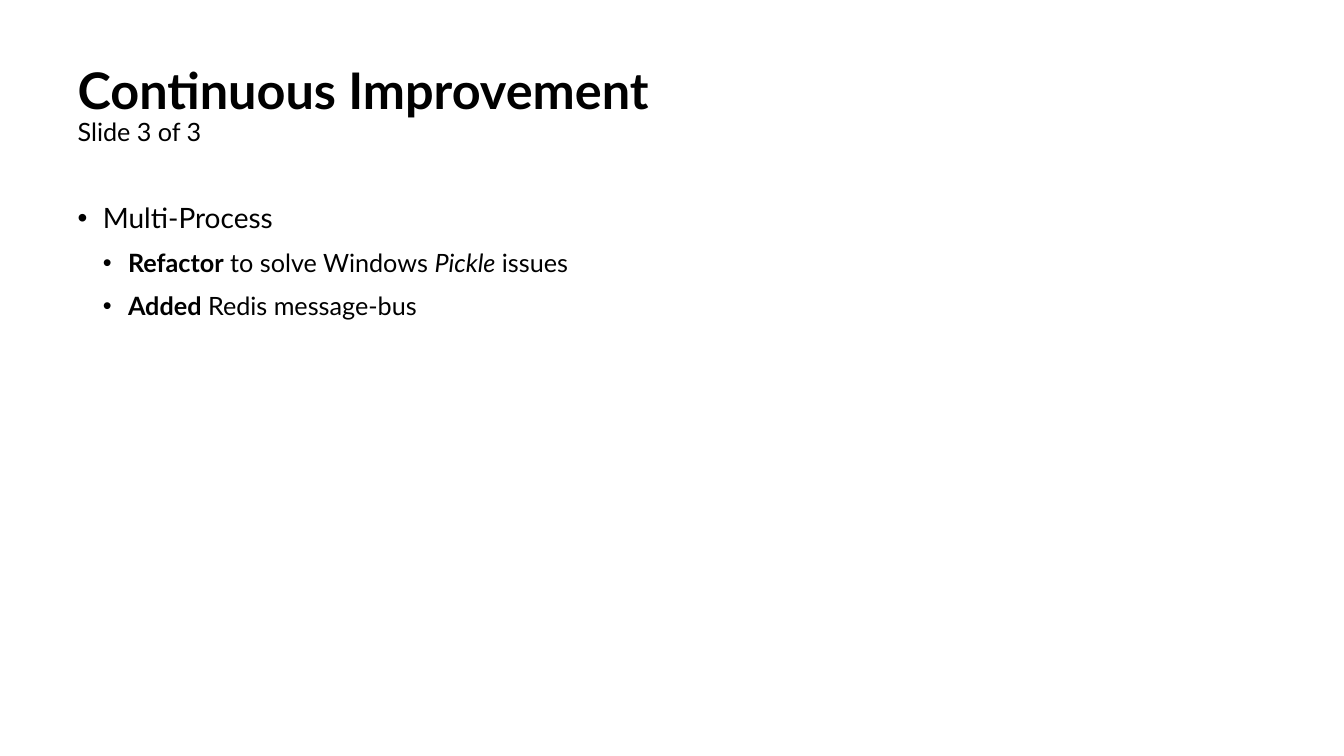
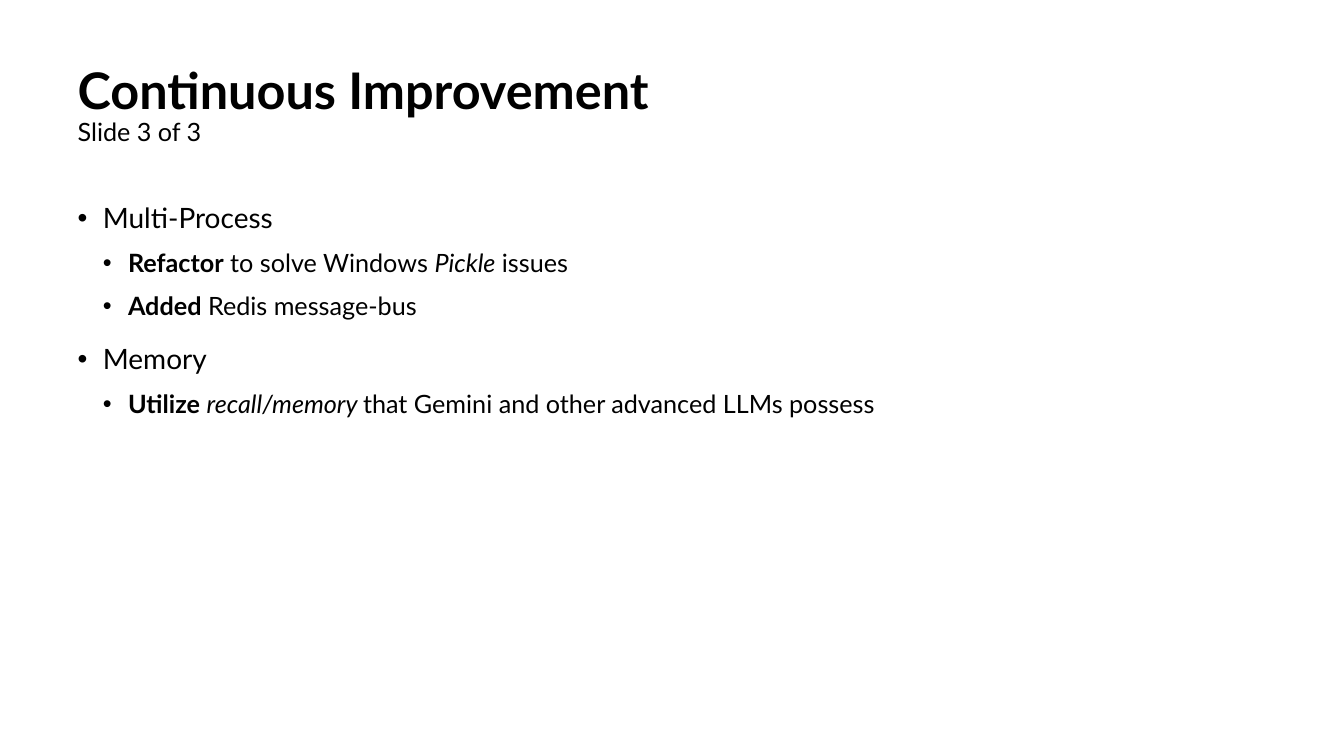
Before and after one commit to ml-rpirbhai/ai_network_rca_agent, a slide deck: slide 14 of Presentation.pptx. Drawn at 1344x756 pixels with LibreOffice and Linux fonts; fonts in the diff are those of the drawing. Boxes give left, top, right and bottom in pixels: in the first picture for what was removed or moved away, otherwise in the second. Text is boxed around its words. In the diff, an @@ line names an element or a change of style, - is before the commit and + after.

```diff
--- a/Presentation.pptx
+++ b/Presentation.pptx
@@ text at bbox=[103, 349, 874, 418]: paragraphs added @@
+• Memory
+  • Utilize recall/memory that Gemini and other advanced LLMs possess
```
Also in this commit, not shown: 4 other slides changed, 10 other files.
